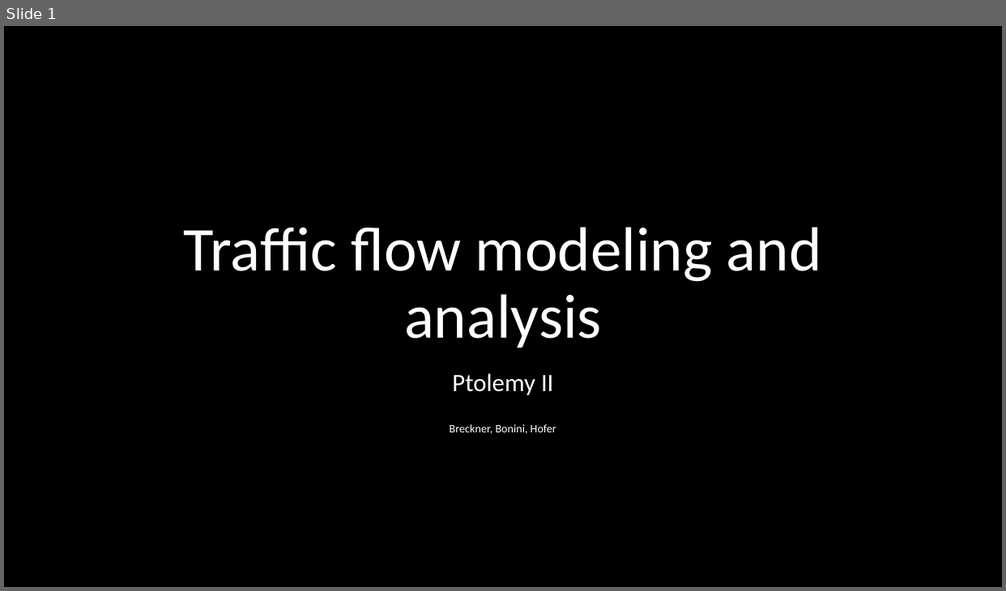
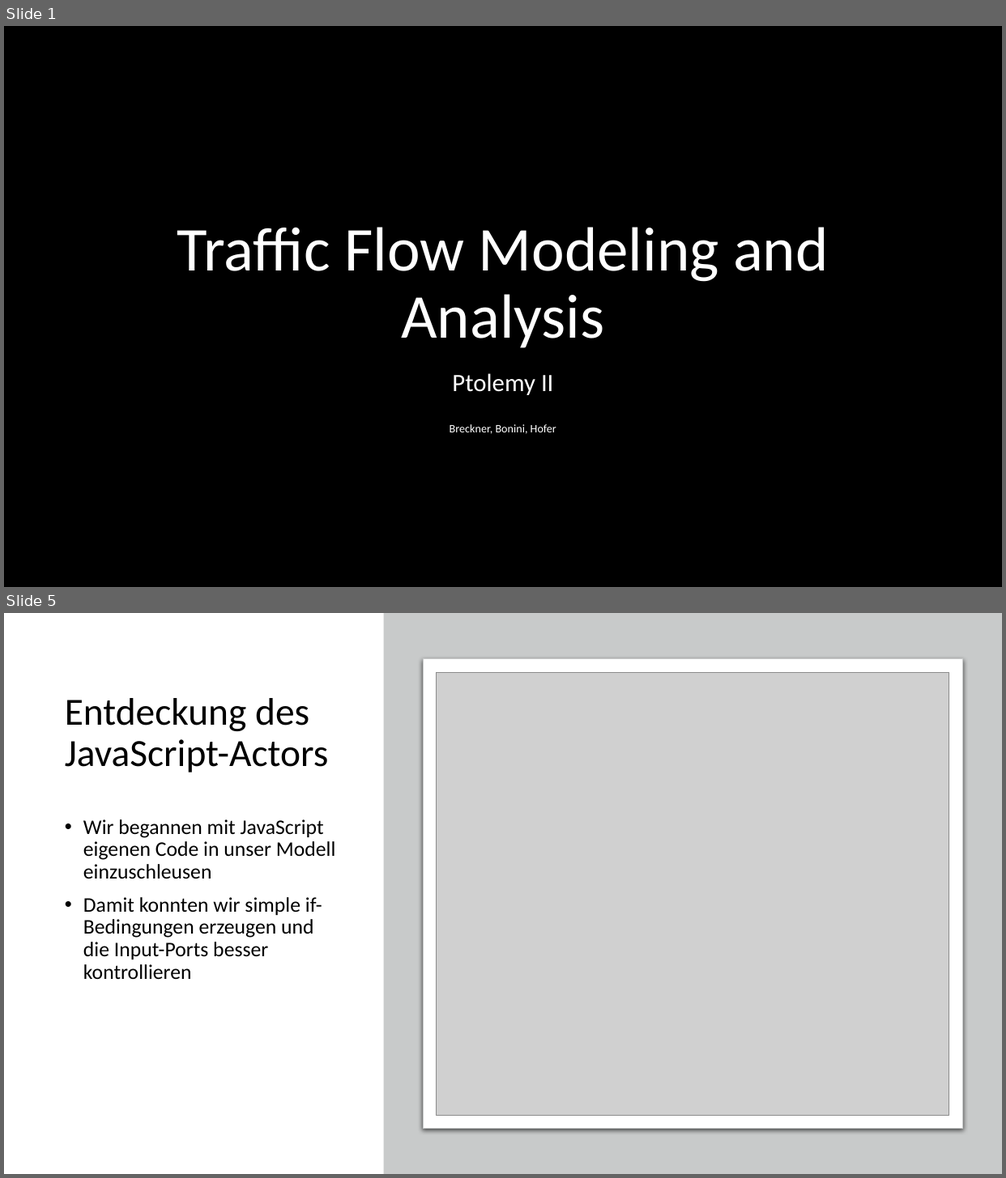
Before and after one commit to code-drey/car_simulation, a slide deck: Presentation/Traffic-flow-modeling-and-analysis.pptx. Shown one above the other, each under a label of ours: slide 1 before the commit, slides 1 and 5 after it; the slides between them are not shown. The pictures are 1006x591 and 1006x1178 pixels, drawn with LibreOffice and Linux fonts; fonts in the diff are those of the drawing; grey boxes stand for pictures; background and template pictures are left out. Boxes give left, top, right and bottom in pixels: in the first picture for what was removed or moved away, otherwise in the second. Text is boxed around its words. In the diff, an @@ line names an element or a change of style, - is before the commit and + after.

```diff
--- a/Presentation/Traffic-flow-modeling-and-analysis.pptx
+++ b/Presentation/Traffic-flow-modeling-and-analysis.pptx
@@ slide 5 added at (4, 613, 1002, 1174), background #FFFFFF @@
@@ rectangle added at (384, 613, 1002, 1174), fill #C8CACA @@
@@ rounded rectangle added at (424, 658, 963, 1129), fill #FFFFFF, outline #C8CACA 0.75 pt @@
@@ picture added at (437, 672, 949, 1115) @@
@@ title added at (65, 698, 329, 773), 37 pt, text #000000 @@
+Entdeckung des JavaScript-Actors
@@ text added at (83, 820, 336, 979), 20 pt, text #000000 @@
+• Wir begannen mit JavaScript eigenen Code in unser Modell einzuschleusen
+• Damit konnten wir simple if-Bedingungen erzeugen und die Input-Ports besser kontrollieren
@@ slide 1 changed as well @@
@@ title at (177, 227, 829, 348): text changed @@
-Traffic flow modeling and analysis
+Traffic Flow Modeling and Analysis
```
Also in this commit, not shown: 1 other slide changed, 8 other slides added, 1 other file.
